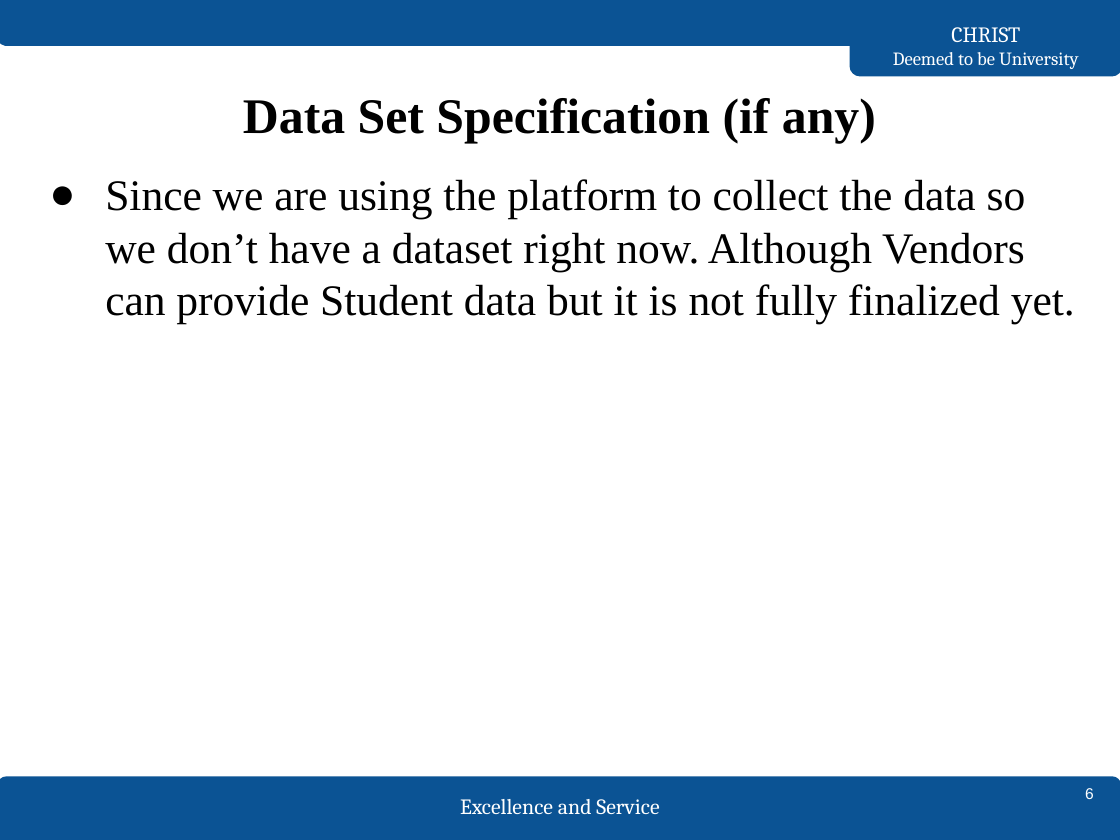
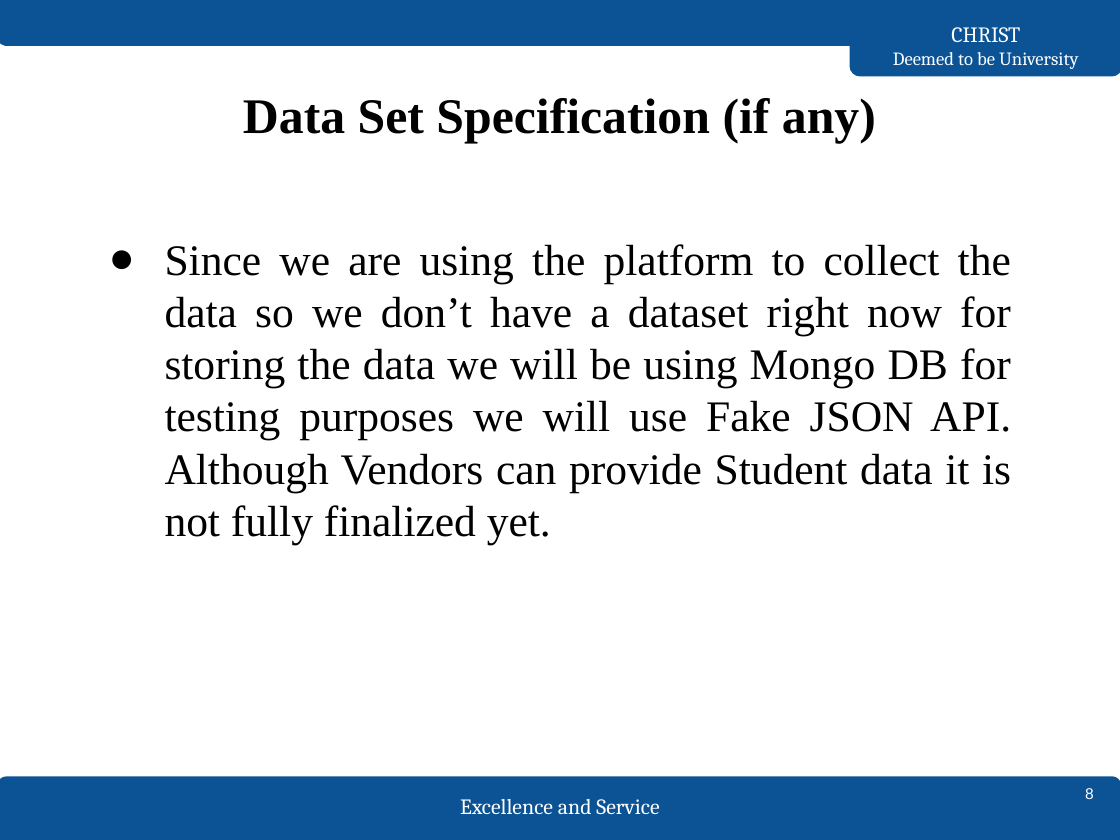
Before and after one commit to sandeepss2020/sem6, a slide deck: slide 8 of 2147130_SandeepSS.pptx (slide 6 before the commit). Drawn at 1120x840 pixels with LibreOffice and Linux fonts; fonts in the diff are those of the drawing. Boxes give left, top, right and bottom in pixels: in the first picture for what was removed or moved away, otherwise in the second. Text is boxed around its words. In the diff, an @@ line names an element or a change of style, - is before the commit and + after.

```diff
--- a/2147130_SandeepSS.pptx
+++ b/2147130_SandeepSS.pptx
@@ text at bbox=[165, 244, 1011, 545]: text changed @@
-● Since we are using the platform to collect the data so we don’t have a dataset right now. Although Vendors can provide Student data but it is not fully finalized yet.
+● Since we are using the platform to collect the data so we don’t have a dataset right now for storing the data we will be using Mongo DB for testing purposes we will use Fake JSON API. Although Vendors can provide Student data it is not fully finalized yet.
```
Also in this commit, not shown: 8 other slides changed, 2 slides added.
